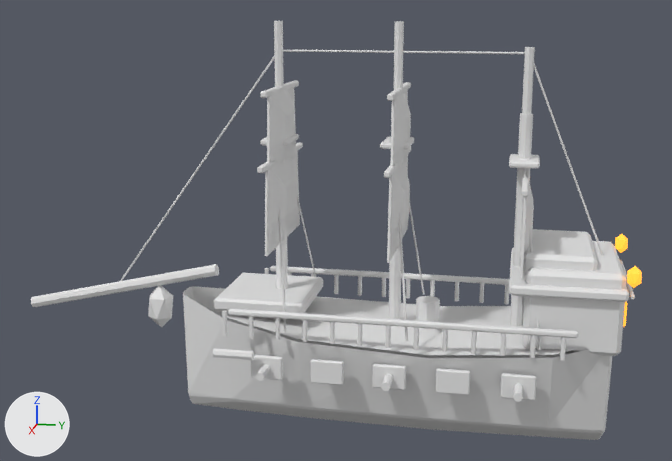
Before and after pictures for a commit that changed the Blender file ArtSource/Models/Blender/ShipsV03/player_tier_4_v03.blend.
Camera for both pictures: a 50 mm camera at (6.89, 0.91, 2.88) aimed at (-0.04, -0.47, 1.14). Arrows for +X, +Y and +Z are at lower left; the lights stay in place. The first picture is the older version.

In view in the first picture: 'Bowsprit_Main', 'Forecastle_Deck', 'Mast_3_Lower', 'Sail_1_1', 'Sail_1_2', 'Sail_2_1', 'Sail_2_2', 'Sail_3_1', 'Stern_Gallery_Window_1', 'Stern_GreatCabin', 'Stern_Lantern_-1', 'Stern_Lantern_1', 'Stern_Quarterdeck', 'Tier_4_Lofted_Deck', 'Tier_4_Lofted_Hull', 'Tier_4_Port_TopRail', 'Upper_Stern_Castle' and 56 more.
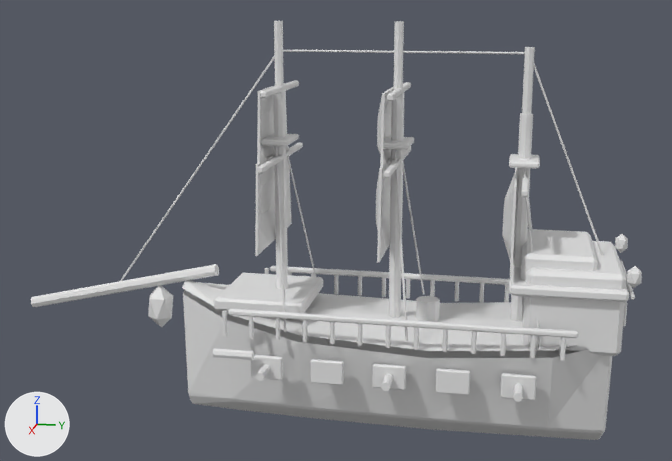
Location of each change, [x1, y1, x2, y2] in pixels of the pictures (672 x 461 px):
'Tier_4_Lofted_Deck', reshaped
    before: [227, 297, 576, 355]
    after: [182, 280, 574, 351]
'Sail_1_1', reshaped
    before: [265, 151, 300, 256]
    after: [255, 146, 292, 256]
'Sail_2_1', reshaped
    before: [387, 158, 410, 263]
    after: [376, 156, 391, 263]
'Sail_1_2', reshaped
    before: [267, 88, 296, 164]
    after: [257, 83, 288, 175]
'Sail_2_2', reshaped
    before: [390, 90, 411, 167]
    after: [377, 86, 394, 179]
'Sail_3_1', reshaped
    before: [520, 183, 534, 277]
    after: [502, 168, 517, 276]
'Stern_Lantern_-1', recoloured
    both: [627, 266, 642, 288]
'Stern_Lantern_1', recoloured
    both: [615, 234, 628, 253]
'Stern_Gallery_Window_1', recoloured
    both: [623, 302, 627, 327]
'Mast_2_Lower', unchanged, uncovered by the edit
    before: [389, 92, 404, 320]
    after: [389, 92, 404, 318]
'Mast_1_Lower', unchanged, uncovered by the edit
    before: [276, 90, 288, 290]
    after: [273, 90, 288, 290]

What changed in the scene script:
```text
Change mat_glassglow_v03:
    remove mat_glassglow_v03.emission_color = (1.0, 0.35, 0.025)  # orange #ffa02c
    remove mat_glassglow_v03.emission_strength = 1.4
    mat_glassglow_v03.base_color: (1.0, 0.35, 0.025) -> (0.8, 0.8, 0.8)  # orange #ffa02c -> white #e7e7e7
Change me_tier_4_lofted_hull_deckmesh:
    used by ob_tier_4_lofted_deck; location = (0.0, 0.0, 0.0); rotation_euler = (0.0, 0.0, 3.142), in degrees (0, 0, 180)
    remove me_tier_4_lofted_hull_deckmesh.from_pydata(...)  # 15 vertices, 8 faces; spans x -0.56..0.56, y -1.62..1.26, z 0.4..0.59
    add me_tier_4_lofted_hull_deckmesh.from_pydata(...)  # 18 vertices, 10 faces; spans x -0.56..0.56, y -1.62..1.71, z 0.43..0.68
    me_tier_4_lofted_hull_deckmesh part 1: the whole mesh is rebuilt
Change me_sail_1_1_mesh:
    used by ob_sail_1_1; location = (0.0, 0.0, 0.0); rotation_euler = (0.0, 0.0, 3.142), in degrees (0, 0, 180)
    remove me_sail_1_1_mesh.from_pydata(...)  # 32 vertices, 30 faces; spans x -0.516..0.516, y 0.823..0.897, z 1.062..1.732
    add me_sail_1_1_mesh.from_pydata(...)  # 32 vertices, 30 faces; spans x -0.517..0.517, y 0.951..1.036, z 1.06..1.734
    me_sail_1_1_mesh part 2: 32 of 32 vertices moved; they spanned x -0.516..0.516, y 0.823..0.897, z 1.062..1.732 and now span x -0.517..0.517, y 0.951..1.036, z 1.06..1.734; mean shift (0.0, 0.102, 0.0)
Change me_sail_1_2_mesh:
    used by ob_sail_1_2; location = (0.0, 0.0, 0.0); rotation_euler = (0.0, 0.0, 3.142), in degrees (0, 0, 180)
    remove me_sail_1_2_mesh.from_pydata(...)  # 32 vertices, 30 faces; spans x -0.42..0.42, y 0.823..0.897, z 1.648..2.249
    add me_sail_1_2_mesh.from_pydata(...)  # 32 vertices, 30 faces; spans x -0.421..0.421, y 0.951..1.036, z 1.646..2.251
    me_sail_1_2_mesh part 3: 32 of 32 vertices moved; they spanned x -0.42..0.42, y 0.823..0.897, z 1.648..2.249 and now span x -0.421..0.421, y 0.951..1.036, z 1.646..2.251; mean shift (0.0, 0.102, 0.0)
Change me_sail_2_1_mesh:
    used by ob_sail_2_1; location = (0.0, 0.0, 0.0); rotation_euler = (0.0, 0.0, 3.142), in degrees (0, 0, 180)
    remove me_sail_2_1_mesh.from_pydata(...)  # 32 vertices, 30 faces; spans x -0.516..0.516, y -0.081..-0.007, z 1.062..1.732
    add me_sail_2_1_mesh.from_pydata(...)  # 32 vertices, 30 faces; spans x -0.517..0.517, y 0.046..0.131, z 1.06..1.734
    me_sail_2_1_mesh part 4: 32 of 32 vertices moved; they spanned x -0.516..0.516, y -0.081..-0.007, z 1.062..1.732 and now span x -0.517..0.517, y 0.046..0.131, z 1.06..1.734; mean shift (0.0, 0.102, 0.0)
Change me_sail_2_2_mesh:
    used by ob_sail_2_2; location = (0.0, 0.0, 0.0); rotation_euler = (0.0, 0.0, 3.142), in degrees (0, 0, 180)
    remove me_sail_2_2_mesh.from_pydata(...)  # 32 vertices, 30 faces; spans x -0.42..0.42, y -0.081..-0.007, z 1.648..2.249
    add me_sail_2_2_mesh.from_pydata(...)  # 32 vertices, 30 faces; spans x -0.421..0.421, y 0.046..0.131, z 1.646..2.251
    me_sail_2_2_mesh part 5: 32 of 32 vertices moved; they spanned x -0.42..0.42, y -0.081..-0.007, z 1.648..2.249 and now span x -0.421..0.421, y 0.046..0.131, z 1.646..2.251; mean shift (0.0, 0.102, 0.0)
Change me_sail_3_1_mesh:
    used by ob_sail_3_1; location = (0.0, 0.0, 0.0); rotation_euler = (0.0, 0.0, 3.142), in degrees (0, 0, 180)
    remove me_sail_3_1_mesh.from_pydata(...)  # 32 vertices, 30 faces; spans x -0.516..0.516, y -1.018..-0.944, z 1.015..1.634
    add me_sail_3_1_mesh.from_pydata(...)  # 32 vertices, 30 faces; spans x -0.517..0.517, y -0.891..-0.805, z 1.013..1.636
    me_sail_3_1_mesh part 6: 32 of 32 vertices moved; they spanned x -0.516..0.516, y -1.018..-0.944, z 1.015..1.634 and now span x -0.517..0.517, y -0.891..-0.805, z 1.013..1.636; mean shift (0.0, 0.102, 0.0)
```
